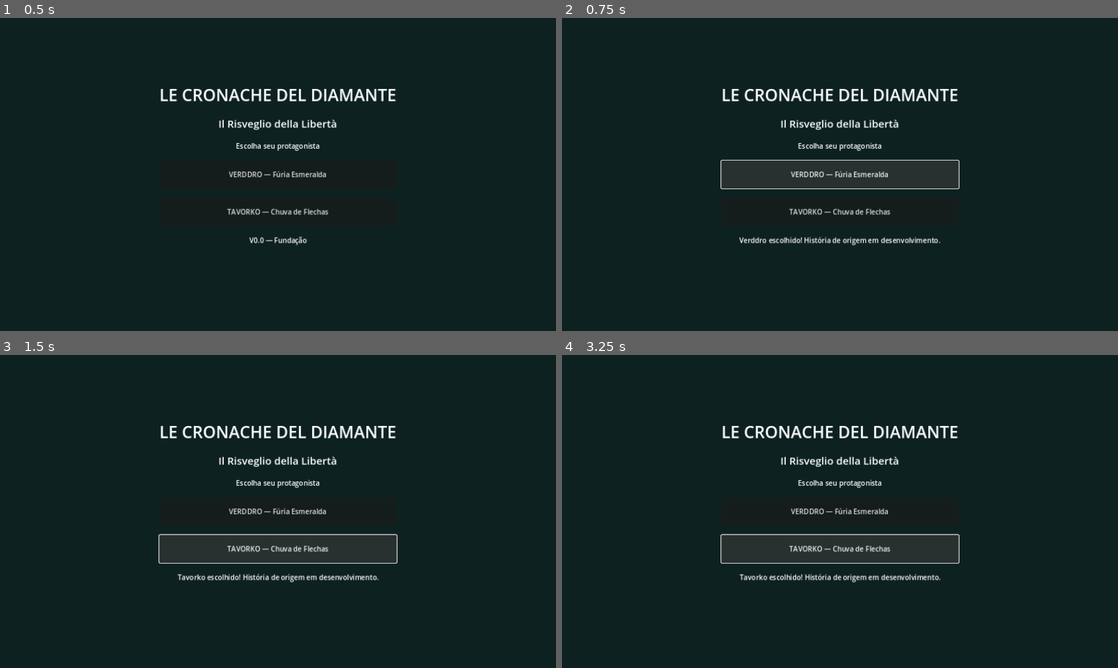
Above: before the commit, frames 1-4 (two rows, left to right).
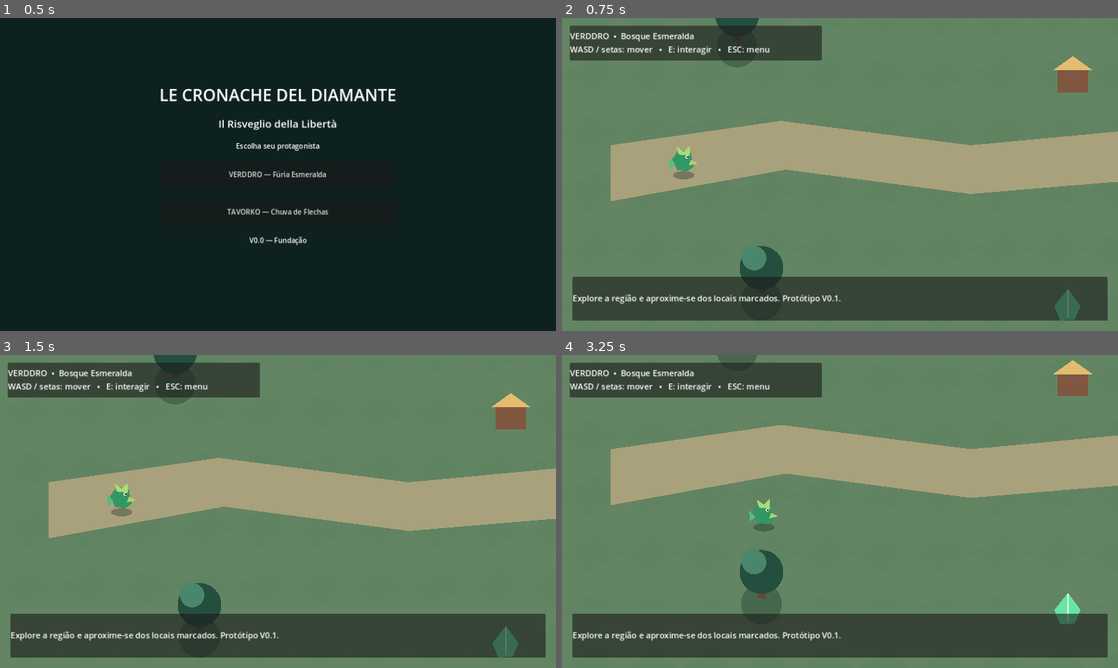
Above: after the commit, the same moments.

Repository: PhFg/le-cronache-del-diamante
Game: Godot game, scene res://scenes/main_menu.tscn
The game is run twice, just before and just after one commit, with the same random seed, the same clock (stepped at 60 frames per second) and the same inputs.
Inputs (mouse positions are in pixels of both pictures, inside the frame that each line leads up to):
- Up to frame 1 (0.5 s): no input
- Up to frame 2 (0.75 s): click "VERDDRO — Fúria Esmeralda" at 0.5 s
- Up to frame 3 (1.5 s): click (278, 549) at 1.25 s, where only the run before the commit has a clickable "TAVORKO — Chuva de Flechas"
- Up to frame 4 (3.25 s): tap Enter at 2 s; hold D 2.03-2.78 s; tap E at 2.1, 2.85 s; hold S from 2.78 s (still down)

Frame 1 is identical in both runs. In frame 2, 99% of the frame differs, in the area x 0-100%, y 0-100%; in frame 3, 99%; in frame 4, 100%.

Commit message:
feat: complete playable origins v0.1

Diff:
--- /dev/null
+++ b/scenes/world.tscn
@@ -0,0 +1,6 @@
+[gd_scene load_steps=2 format=3]
+
+[ext_resource type="Script" path="res://scripts/world.gd" id="1"]
+
+[node name="World" type="Node2D"]
+script = ExtResource("1")
--- a/scripts/main_menu.gd
+++ b/scripts/main_menu.gd
@@ -8,8 +8,8 @@
 
 func _choose_verddro() -> void:
     GameState.choose_protagonist("verddro")
-    status_label.text = "Verddro escolhido! História de origem em desenvolvimento."
+    get_tree().change_scene_to_file("res://scenes/world.tscn")
 
 func _choose_tavorko() -> void:
     GameState.choose_protagonist("tavorko")
-    status_label.text = "Tavorko escolhido! História de origem em desenvolvimento."
+    get_tree().change_scene_to_file("res://scenes/world.tscn")
--- /dev/null
+++ b/scripts/player.gd
@@ -0,0 +1,42 @@
+extends CharacterBody2D
+
+const SPEED := 220.0
+var hero_id := "verddro"
+var walk_time := 0.0
+
+func _physics_process(delta: float) -> void:
+    var direction := Vector2.ZERO
+    if Input.is_key_pressed(KEY_A) or Input.is_key_pressed(KEY_LEFT): direction.x -= 1.0
+    if Input.is_key_pressed(KEY_D) or Input.is_key_pressed(KEY_RIGHT): direction.x += 1.0
+    if Input.is_key_pressed(KEY_W) or Input.is_key_pressed(KEY_UP): direction.y -= 1.0
+    if Input.is_key_pressed(KEY_S) or Input.is_key_pressed(KEY_DOWN): direction.y += 1.0
+    velocity = direction.normalized() * SPEED
+    move_and_slide()
+    if velocity.length() > 0.1:
+        walk_time += delta * 12.0
+    queue_redraw()
+
+func _draw() -> void:
+    var bob := sin(walk_time) * 2.0 if velocity.length() > 0.1 else 0.0
+    draw_ellipse_shadow()
+    if hero_id == "tavorko":
+        draw_colored_polygon(PackedVector2Array([Vector2(-21,-26+bob),Vector2(-7,-42+bob),Vector2(17,-37+bob),Vector2(25,-17+bob),Vector2(0,-6+bob)]), Color("e9ae3e"))
+        draw_circle(Vector2(0,-25+bob), 17, Color("df453b"))
+        draw_circle(Vector2(-4,-30+bob), 7, Color("f7ecb6"))
+        draw_circle(Vector2(-6,-31+bob), 2, Color("142629"))
+        draw_colored_polygon(PackedVector2Array([Vector2(9,-24+bob),Vector2(29,-18+bob),Vector2(10,-13+bob)]), Color("f4c64b"))
+        draw_line(Vector2(18,-48+bob),Vector2(29,-1+bob), Color("5d3527"), 3.0)
+        draw_line(Vector2(18,-48+bob),Vector2(34,-25+bob), Color("fbf0cc"), 1.5)
+        draw_line(Vector2(34,-25+bob),Vector2(29,-1+bob), Color("fbf0cc"), 1.5)
+    else:
+        draw_colored_polygon(PackedVector2Array([Vector2(-13,-9+bob),Vector2(-24,-31+bob),Vector2(-9,-52+bob),Vector2(15,-44+bob),Vector2(21,-16+bob),Vector2(8,-7+bob)]), Color("329765"))
+        draw_colored_polygon(PackedVector2Array([Vector2(-10,-41+bob),Vector2(-15,-58+bob),Vector2(0,-47+bob),Vector2(12,-59+bob),Vector2(13,-39+bob)]), Color("a8db78"))
+        draw_circle(Vector2(7,-36+bob), 3.5, Color("f9edbd"))
+        draw_circle(Vector2(8,-36+bob), 1.7, Color("102a25"))
+        draw_colored_polygon(PackedVector2Array([Vector2(15,-30+bob),Vector2(30,-23+bob),Vector2(11,-19+bob)]), Color("b0d46e"))
+        draw_colored_polygon(PackedVector2Array([Vector2(-17,-22+bob),Vector2(-31,-36+bob),Vector2(-28,-12+bob)]), Color("58bc81"))
+
+func draw_ellipse_shadow() -> void:
+    draw_set_transform(Vector2.ZERO, 0.0, Vector2(1.0,0.38))
+    draw_circle(Vector2(0,4), 22, Color(0.04,0.12,0.10,0.32))
+    draw_set_transform(Vector2.ZERO)
--- /dev/null
+++ b/scripts/world.gd
@@ -0,0 +1,173 @@
+extends Node2D
+
+const PlayerScript = preload("res://scripts/player.gd")
+const WORLD_SIZE := Vector2(1800, 1200)
+const INTERACTION_RANGE := 105.0
+
+var player: CharacterBody2D
+var info_label: Label
+var hint_label: Label
+var near_target := -1
+var objects: Array[Dictionary] = []
+var is_tavorko := false
+
+func _ready() -> void:
+    is_tavorko = GameState.protagonist_id == "tavorko"
+    if GameState.protagonist_id == "":
+        get_tree().change_scene_to_file("res://scenes/main_menu.tscn")
+        return
+    _make_objects()
+    _make_player()
+    _make_hud()
+    queue_redraw()
+
+func _make_objects() -> void:
+    if is_tavorko:
+        objects = [
+            {"pos": Vector2(370,350), "type":"tree", "text":"Árvore Ancestral: suas raízes sustentam a Vila das Trocas."},
+            {"pos": Vector2(670,260), "type":"tree", "text":"Ninhos abandonados: as famílias deixaram o mercado após o decreto."},
+            {"pos": Vector2(1050,390), "type":"stall", "text":"Mercador: antes trocávamos frutas por ferramentas. O Conselho proibiu as trocas."},
+            {"pos": Vector2(1370,600), "type":"guard", "text":"Soldado do Conselho: circulação restrita! O primeiro combate chega na V0.2."},
+            {"pos": Vector2(430,860), "type":"tree", "text":"Uma passagem entre as copas parece levar para outra região."},
+            {"pos": Vector2(1050,910), "type":"crystal", "text":"Cristal do vento: parece reagir ao arco de Tavorko."}
+        ]
+    else:
+        objects = [
+            {"pos": Vector2(360,340), "type":"tree", "text":"Bosque Esmeralda: um dos poucos lugares ainda livres do Conselho."},
+            {"pos": Vector2(720,280), "type":"crystal", "text":"Cristal Esmeralda: pertence aos artesãos da vila. Foi marcado para confisco."},
+            {"pos": Vector2(1050,430), "type":"stall", "text":"Artesão: querem tomar todos os cristais, inclusive os que nós extraímos!"},
+            {"pos": Vector2(1390,620), "type":"guard", "text":"Soldado do Conselho: entregue seus cristais! O primeiro combate chega na V0.2."},
+            {"pos": Vector2(410,860), "type":"tree", "text":"Esta floresta guarda antigos caminhos entre as regiões."},
+            {"pos": Vector2(1040,910), "type":"crystal", "text":"O cristal vibra: talvez Verddro possa despertar a Fúria Esmeralda."}
+        ]
+    for obj in objects:
+        if obj["type"] == "guard" or obj["type"] == "tree" or obj["type"] == "stall":
+            var body := StaticBody2D.new()
+            body.position = obj["pos"]
+            var shape := CollisionShape2D.new()
+            var circle := CircleShape2D.new()
+            circle.radius = 37.0 if obj["type"] == "tree" else 32.0
+            shape.shape = circle
+            body.add_child(shape)
+            add_child(body)
+    for side in range(4):
+        var wall := StaticBody2D.new()
+        var collider := CollisionShape2D.new()
+        var rect := RectangleShape2D.new()
+        if side < 2:
+            rect.size = Vector2(WORLD_SIZE.x + 60, 60)
+            wall.position = Vector2(WORLD_SIZE.x / 2.0, -30 if side == 0 else WORLD_SIZE.y + 30)
+        else:
+            rect.size = Vector2(60, WORLD_SIZE.y + 60)
+            wall.position = Vector2(-30 if side == 2 else WORLD_SIZE.x + 30, WORLD_SIZE.y / 2.0)
+        collider.shape = rect
+        wall.add_child(collider)
+        add_child(wall)
+
+func _make_player() -> void:
+    player = CharacterBody2D.new()
+    player.set_script(PlayerScript)
+    player.set("hero_id", GameState.protagonist_id)
+    player.position = Vector2(250, 620)
+    var collider := CollisionShape2D.new()
+    var shape := CircleShape2D.new()
+    shape.radius = 16
+    collider.shape = shape
+    player.add_child(collider)
+    add_child(player)
+    var camera := Camera2D.new()
+    camera.zoom = Vector2(1.12, 1.12)
+    camera.position_smoothing_enabled = true
+    camera.position_smoothing_speed = 6.0
+    camera.limit_left = 0
+    camera.limit_top = 0
+    camera.limit_right = int(WORLD_SIZE.x)
+    camera.limit_bottom = int(WORLD_SIZE.y)
+    player.add_child(camera)
+    camera.make_current()
+
+func _make_hud() -> void:
+    var layer := CanvasLayer.new()
+    add_child(layer)
+    var ui := Control.new()
+    ui.mouse_filter = Control.MOUSE_FILTER_IGNORE
+    layer.add_child(ui)
+    ui.set_anchors_and_offsets_preset(Control.PRESET_FULL_RECT)
+    var top := PanelContainer.new()
+    top.position = Vector2(18,18)
+    top.custom_minimum_size = Vector2(580,80)
+    ui.add_child(top)
+    var head := Label.new()
+    head.text = ("TAVORKO  •  Vila das Trocas" if is_tavorko else "VERDDRO  •  Bosque Esmeralda") + "\nWASD / setas: mover   •   E: interagir   •   ESC: menu"
+    head.add_theme_font_size_override("font_size", 19)
+    top.add_child(head)
+    var panel := PanelContainer.new()
+    panel.set_anchors_preset(Control.PRESET_BOTTOM_WIDE)
+    panel.offset_left = 24
+    panel.offset_right = -24
+    panel.offset_top = -125
+    panel.offset_bottom = -24
+    ui.add_child(panel)
+    info_label = Label.new()
+    info_label.text = "Explore a região e aproxime-se dos locais marcados. Protótipo V0.1."
+    info_label.autowrap_mode = TextServer.AUTOWRAP_WORD_SMART
+    info_label.add_theme_font_size_override("font_size", 19)
+    panel.add_child(info_label)
+    hint_label = Label.new()
+    hint_label.position = Vector2(24,104)
+    hint_label.add_theme_font_size_override("font_size", 18)
+    ui.add_child(hint_label)
+
+func _process(_delta: float) -> void:
+    near_target = -1
+    var closest := INTERACTION_RANGE
+    for i in range(objects.size()):
+        var dist: float = player.position.distance_to(objects[i]["pos"])
+        if dist < closest:
+            near_target = i
+            closest = dist
+    hint_label.text = "[E] Examinar: " + _object_name(objects[near_target]["type"]) if near_target >= 0 else ""
+
+func _unhandled_key_input(event: InputEvent) -> void:
+    if not (event is InputEventKey) or not event.pressed or event.echo:
+        return
+    if event.keycode == KEY_ESCAPE:
+        get_tree().change_scene_to_file("res://scenes/main_menu.tscn")
+    elif event.keycode == KEY_E and near_target >= 0:
+        info_label.text = objects[near_target]["text"]
+
+func _object_name(kind: String) -> String:
+    match kind:
+        "tree": return "Árvore"
+        "crystal": return "Cristal"
+        "stall": return "Habitante"
+        "guard": return "Soldado"
+    return "Objeto"
+
+func _draw() -> void:
+    draw_rect(Rect2(Vector2.ZERO,WORLD_SIZE), Color("547f69") if is_tavorko else Color("638563"))
+    for y in range(0, 1200, 120):
+        for x in range(0, 1800, 120):
+            draw_colored_polygon(PackedVector2Array([Vector2(x,y+54),Vector2(x+70,y+10),Vector2(x+122,y+54),Vector2(x+52,y+98)]), Color(0.32,0.48,0.37,0.17))
+    var road := PackedVector2Array([Vector2(100,560),Vector2(450,510),Vector2(840,560),Vector2(1160,530),Vector2(1680,670),Vector2(1680,790),Vector2(1140,635),Vector2(840,660),Vector2(460,610),Vector2(100,675)])
+    draw_colored_polygon(road,Color("bea77a") if is_tavorko else Color("a9a17c"))
+    for i in range(objects.size()):
+        var obj := objects[i]
+        var p: Vector2 = obj["pos"]
+        match obj["type"]:
+            "tree":
+                draw_circle(p+Vector2(0,18),42,Color(0.08,0.2,0.14,0.35))
+                draw_rect(Rect2(p+Vector2(-8,-44),Vector2(16,50)),Color("654a35"))
+                draw_circle(p+Vector2(0,-48),45,Color("244e3d"))
+                draw_circle(p+Vector2(-15,-68),25,Color("49876a"))
+            "crystal":
+                draw_colored_polygon(PackedVector2Array([p+Vector2(0,-55),p+Vector2(26,-20),p+Vector2(14,8),p+Vector2(-16,10),p+Vector2(-28,-20)]), Color("66e5a6") if not is_tavorko else Color("71d7ef"))
+                draw_line(p+Vector2(0,-53),p+Vector2(0,5),Color("e4ffca"),2)
+            "stall":
+                draw_rect(Rect2(p+Vector2(-31,-24),Vector2(62,45)),Color("805741"))
+                draw_colored_polygon(PackedVector2Array([p+Vector2(-41,-24),p+Vector2(0,-53),p+Vector2(41,-24)]),Color("e4bc70"))
+            "guard":
+                draw_circle(p+Vector2(0,-14),21,Color("ad4f49"))
+                draw_rect(Rect2(p+Vector2(-17,-13),Vector2(34,31)),Color("5a303b"))
+                draw_line(p+Vector2(25,-40),p+Vector2(25,16),Color("dfd4ac"),4)
+                draw_colored_polygon(PackedVector2Array([p+Vector2(18,-43),p+Vector2(32,-43),p+Vector2(25,-59)]),Color("c7d0c7"))
Not shown, added: scripts/game_state.gd.uid
Not shown, added: scripts/main_menu.gd.uid
Not shown, added: scripts/player.gd.uid
Not shown, added: scripts/world.gd.uid
Not shown, changed: .gitattributes
Not shown, changed: .gitignore
Not shown, changed: README.md
Not shown, added: docs/V0.1_TEST_PLAN.md
